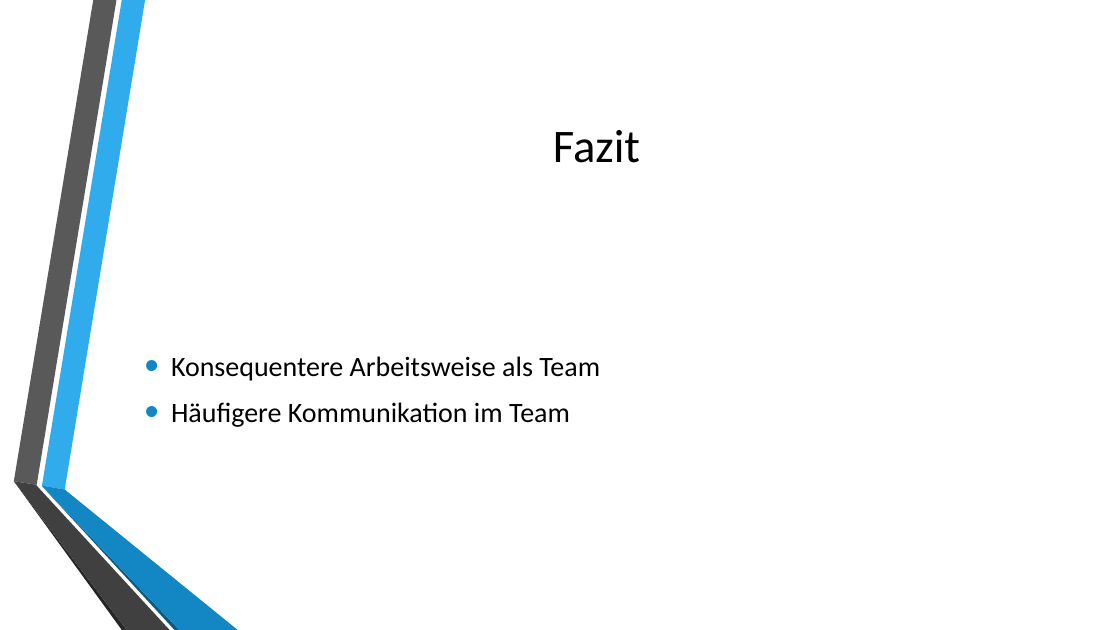
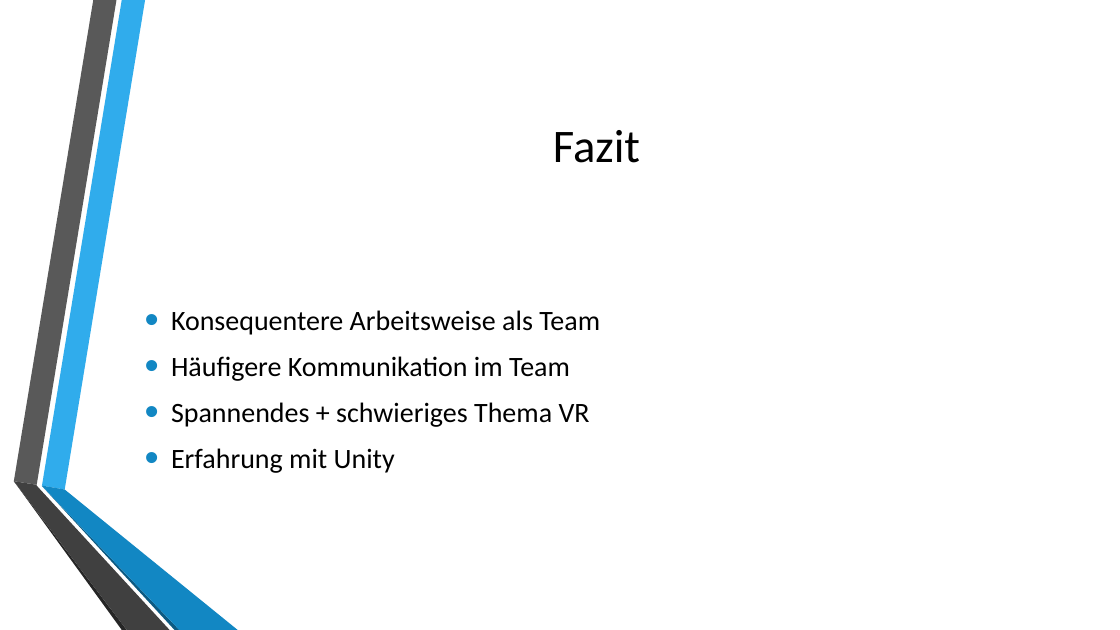
Before and after one commit to sascha202295/unityunit, a slide deck: slide 12 of Präsentation/Präsentation_UnityUnit.pptx (slide 6 before the commit). Drawn at 1120x630 pixels with LibreOffice and Linux fonts; fonts in the diff are those of the drawing; background and template pictures are left out. Boxes give left, top, right and bottom in pixels: in the first picture for what was removed or moved away, otherwise in the second. Text is boxed around its words. In the diff, an @@ line names an element or a change of style, - is before the commit and + after.

```diff
--- a/Präsentation/Präsentation_UnityUnit.pptx
+++ b/Präsentation/Präsentation_UnityUnit.pptx
@@ text at (x1=171, y1=402, x2=590, y2=473): paragraphs added @@
+• Spannendes + schwieriges Thema VR
+• Erfahrung mit Unity
```
Also in this commit, not shown: 2 other slides changed, 8 slides added, 1 slide removed.
